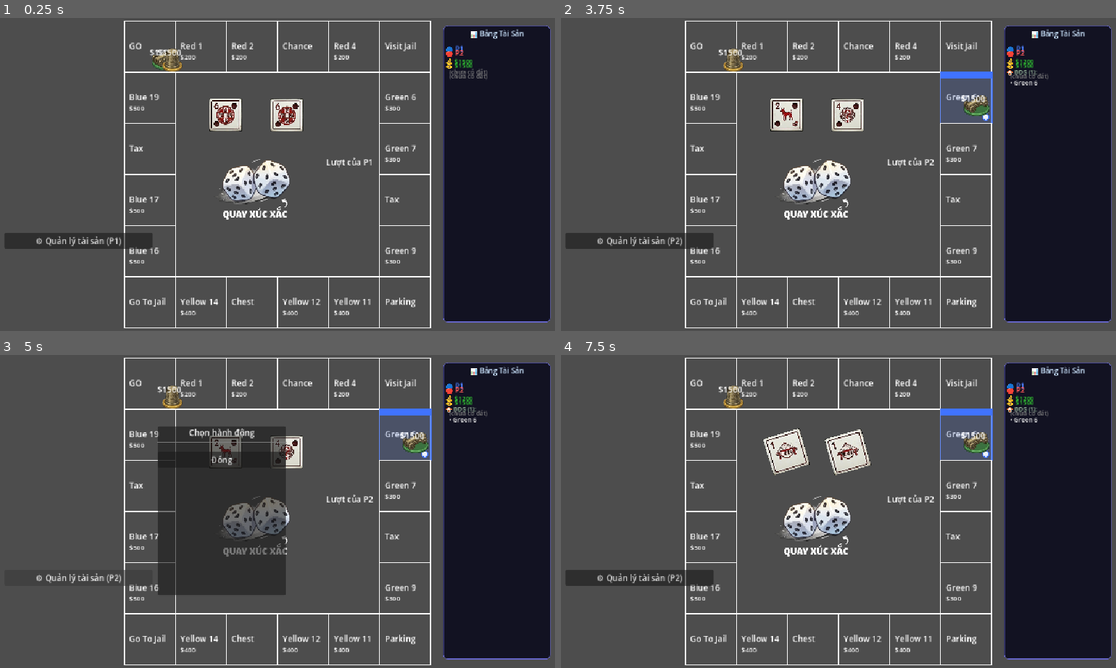
Above: before the commit, frames 1-4 (two rows, left to right).
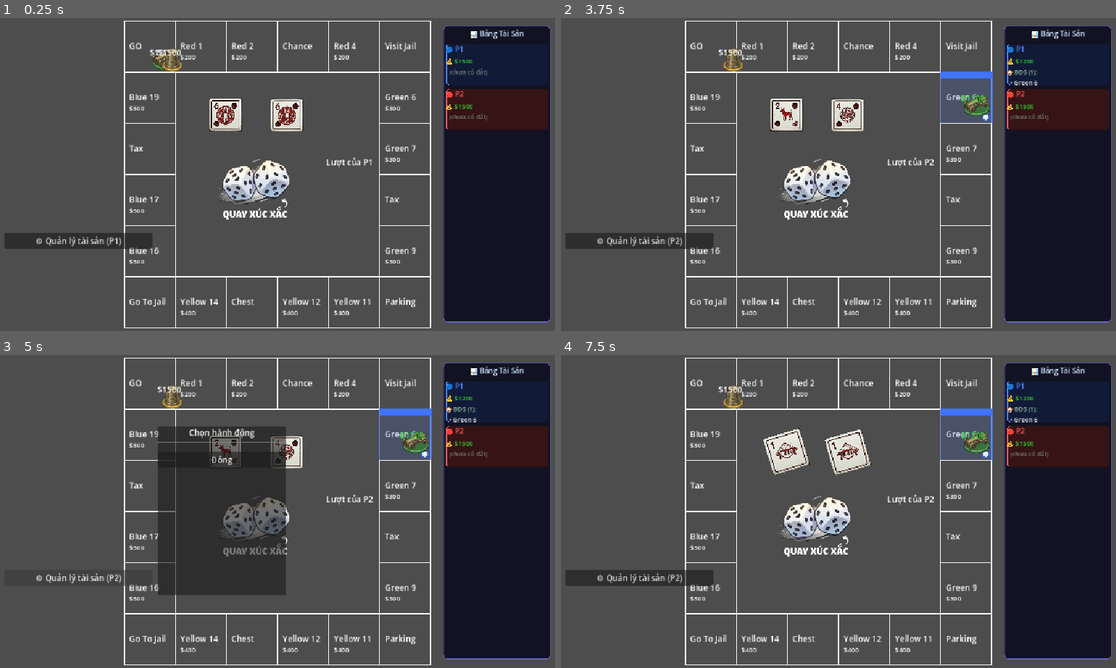
Above: after the commit, the same moments.

Repository: LeDaiNhan-23130215/Monopolime
Game: Godot game, scene res://monopolime.tscn
Two runs of this game, one before a commit and one after it. Both use one fixed random seed, a clock stepped at 60 frames per second and the inputs below.
Inputs (mouse positions are in pixels of both pictures, inside the frame that each line leads up to):
- Up to frame 1 (0.25 s): no input
- Up to frame 2 (3.75 s): click (816, 183) at 0.5 s; click "⚙ Quản lý tài sản (P1)" at 1.25 s; click "Đóng" at 2 s; click "⚙ Quản lý tài sản (P1)" at 2.75 s; click "🏠 Mua ô đất này" at 3.5 s
- Up to frame 3 (5 s): click "⚙ Quản lý tài sản (P2)" at 4.25 s
- Up to frame 4 (7.5 s): click (816, 520) at 5 s; click "⚙ Quản lý tài sản (P2)" at 5.75 s; click "Đóng" at 6.5 s; click (816, 520) at 7.25 s

The runs differ from the first frame. In frame 1, 2.5% of the frame differs, in the area x 80-99%, y 8-36%; in frame 2, 2.6%, in the area x 72-99%, y 8-36%; in frame 3, 2.6%; in frame 4, 2.6%.

Commit message:
FIX: fix UI bug property panel appear when open saveload menu

Diff:
--- a/Cells/Cell.gd
+++ b/Cells/Cell.gd
@@ -5,7 +5,7 @@
 var data: CellData
 
 
-func setup(cell_data: CellData):
+func setup(cell_data):
 
 	data = cell_data
 	index = data.cell_index
--- a/Cells/SpecialCell.gd
+++ b/Cells/SpecialCell.gd
@@ -2,7 +2,7 @@
 class_name SpecialCell
 
 
-func on_land(player: Player):
+func on_land(player):
 
 	match data.cell_type:
 
--- a/EventHandler.gd
+++ b/EventHandler.gd
@@ -3,167 +3,296 @@
 
 signal event_finished
 
-# KHÔNG khai báo type GameController để tránh circular dependency
-var game_controller
-
-# ===========================
-# Bộ thẻ CƠ HỘI (Chance)
+# Không type trực tiếp để tránh circular dependency
+var game_controller = null
+
+# ===========================
+# Deck CƠ HỘI (Chance)
 # ===========================
 var chance_cards: Array = [
 	{
-		"type": "reward", "title": "🎴 Cơ Hội",
+		"type": "reward",
+		"title": "🎴 Cơ Hội",
 		"desc": "Trúng giải thưởng khu phố!\nBạn nhận được $150.",
 		"amount": 150
 	},
 	{
-		"type": "penalty", "title": "🎴 Cơ Hội",
+		"type": "penalty",
+		"title": "🎴 Cơ Hội",
 		"desc": "Vi phạm luật giao thông!\nBạn bị phạt $50.",
 		"amount": 50
 	},
 	{
-		"type": "move", "title": "🎴 Cơ Hội",
+		"type": "move",
+		"title": "🎴 Cơ Hội",
 		"desc": "Tiến thẳng đến ô Bắt Đầu!\nBạn nhận $200 khi đi qua.",
 		"target": 0
 	},
 	{
-		"type": "jail", "title": "🎴 Cơ Hội",
-		"desc": "Vào tù ngay lập tức!\nKhông được đi qua ô Bắt Đầu.",
-		"amount": 0
-	},
-	{
-		"type": "choice", "title": "🎴 Cơ Hội",
+		"type": "jail",
+		"title": "🎴 Cơ Hội",
+		"desc": "Vào tù ngay lập tức!\nKhông được đi qua ô Bắt Đầu."
+	},
+	{
+		"type": "choice",
+		"title": "🎴 Cơ Hội",
 		"desc": "Bạn có thể:\n• Nộp phạt $50\n• Hoặc rút thẻ Khí Vận thử vận may!",
-		"choices": ["💸 Nộp phạt $50", "🎁 Rút Khí Vận"]
-	},
-	{
-		"type": "reward", "title": "🎴 Cơ Hội",
+		"choices": [
+			"💸 Nộp phạt $50",
+			"🎁 Rút Khí Vận"
+		]
+	},
+	{
+		"type": "reward",
+		"title": "🎴 Cơ Hội",
 		"desc": "Cổ tức ngân hàng trả về!\nBạn nhận $100.",
 		"amount": 100
 	},
 	{
-		"type": "card", "title": "🎴 Cơ Hội",
-		"desc": "Thẻ Ra Tù Miễn Phí!\nGiữ thẻ này, dùng bất cứ lúc nào.",
-		"amount": 0
-	},
-	{
-		"type": "penalty", "title": "🎴 Cơ Hội",
-		"desc": "Sửa chữa nhà cửa bắt buộc!\nMỗi ngôi nhà phải trả $25.",
+		"type": "card",
+		"title": "🎴 Cơ Hội",
+		"desc": "Thẻ Ra Tù Miễn Phí!\nGiữ thẻ này, dùng bất cứ lúc nào."
+	},
+	{
+		"type": "penalty",
+		"title": "🎴 Cơ Hội",
+		"desc": "Sửa chữa nhà cửa bắt buộc!\nBạn bị phạt $75.",
 		"amount": 75
 	},
 ]
 
 # ===========================
-# Bộ thẻ KHÍ VẬN (Community Chest)
+# Deck KHÍ VẬN
 # ===========================
 var community_chest_cards: Array = [
 	{
-		"type": "reward", "title": "🎁 Khí Vận",
+		"type": "reward",
+		"title": "🎁 Khí Vận",
 		"desc": "Hoàn thuế thu nhập!\nChính phủ trả lại $200 cho bạn.",
 		"amount": 200
 	},
 	{
-		"type": "penalty", "title": "🎁 Khí Vận",
+		"type": "penalty",
+		"title": "🎁 Khí Vận",
 		"desc": "Đóng phí bảo hiểm y tế!\nBạn mất $50.",
 		"amount": 50
 	},
 	{
-		"type": "card", "title": "🎁 Khí Vận",
-		"desc": "Thẻ Ra Tù Miễn Phí!\nGiữ thẻ này để thoát tù không tốn tiền.",
-		"amount": 0
-	},
-	{
-		"type": "reward", "title": "🎁 Khí Vận",
-		"desc": "Sinh nhật của bạn!\nMỗi người chơi khác tặng bạn $50.",
-		"amount": 100
-	},
-	{
-		"type": "move", "title": "🎁 Khí Vận",
+		"type": "card",
+		"title": "🎁 Khí Vận",
+		"desc": "Thẻ Ra Tù Miễn Phí!\nGiữ thẻ này để thoát tù không tốn tiền."
+	},
+	{
+		"type": "birthday",
+		"title": "🎁 Khí Vận",
+		"desc": "Sinh nhật của bạn!\nMỗi người chơi khác tặng bạn $50."
+	},
+	{
+		"type": "move",
+		"title": "🎁 Khí Vận",
 		"desc": "Lệnh di chuyển đặc biệt!\nTiến đến ô Bắt Đầu và nhận $200.",
 		"target": 0
 	},
 	{
-		"type": "penalty", "title": "🎁 Khí Vận",
+		"type": "penalty",
+		"title": "🎁 Khí Vận",
 		"desc": "Phí đỗ xe quá hạn!\nBạn bị phạt $30.",
 		"amount": 30
 	},
 	{
-		"type": "reward", "title": "🎁 Khí Vận",
+		"type": "reward",
+		"title": "🎁 Khí Vận",
 		"desc": "Đoạt giải đẹp trong cuộc thi!\nBạn nhận $100.",
 		"amount": 100
 	},
 	{
-		"type": "jail", "title": "🎁 Khí Vận",
-		"desc": "Cảnh sát bắt bạn!\nVào tù ngay, không qua ô Bắt Đầu.",
-		"amount": 0
+		"type": "jail",
+		"title": "🎁 Khí Vận",
+		"desc": "Cảnh sát bắt bạn!\nVào tù ngay, không qua ô Bắt Đầu."
 	},
 ]
 
-var _current_player: Player
-var _current_card: Dictionary
-
-func _init(controller) -> void:
+# ===========================
+# Runtime Data
+# ===========================
+var _current_player = null
+var _current_card: Dictionary = {}
+
+# Chống event chain vô hạn
+var _event_depth := 0
+const MAX_EVENT_CHAIN := 5
+
+# ===========================
+# Constructor
+# ===========================
+func _init(controller = null) -> void:
 	game_controller = controller
 
-# Trả về true nếu ô là sự kiện và đã bắt đầu xử lý
-func handle_event(player: Player, cell: Cell) -> bool:
+# ===========================
+# Handle Cell Event
+# ===========================
+func handle_event(player, cell) -> bool:
 	if cell is ChanceCell:
 		print("--- SỰ KIỆN: CƠ HỘI ---")
 		trigger_card_event(player, "chance")
 		return true
+
 	elif cell is ChestCell:
 		print("--- SỰ KIỆN: KHÍ VẬN ---")
 		trigger_card_event(player, "community")
 		return true
+
 	return false
 
-func trigger_card_event(player: Player, card_type: String) -> void:
+# ===========================
+# Trigger Event
+# ===========================
+func trigger_card_event(player, card_type: String) -> void:
+	if _event_depth >= MAX_EVENT_CHAIN:
+		push_warning("Event chain exceeded limit!")
+		call_deferred("emit_signal", "event_finished")
+		return
+
+	_event_depth += 1
+
 	_current_player = player
 
-	var card_list = chance_cards if card_type == "chance" else community_chest_cards
+	var card_list = (
+		chance_cards
+		if card_type == "chance"
+		else community_chest_cards
+	)
+
 	_current_card = card_list[randi() % card_list.size()]
 
 	var choices: Array = []
-	if _current_card.type == "choice":
-		choices = _current_card.choices
+
+	if _current_card["type"] == "choice":
+		choices = _current_card["choices"]
 	else:
 		choices = ["✅ Xác nhận"]
 
 	game_controller.ui.show_event_popup(
-		_current_card.title,
-		_current_card.desc,
+		_current_card["title"],
+		_current_card["desc"],
 		choices,
 		self._on_choice_selected,
 		card_type
 	)
 
+# ===========================
+# Handle Choice
+# ===========================
 func _on_choice_selected(choice_index: int) -> void:
-	match _current_card.type:
+	match _current_card["type"]:
+
+		# ===================
+		# Reward
+		# ===================
 		"reward":
-			game_controller.process_reward(_current_player, _current_card.amount)
-			call_deferred("emit_signal", "event_finished")
-
+			game_controller.process_reward(
+				_current_player,
+				_current_card["amount"]
+			)
+
+			_finish_event()
+
+		# ===================
+		# Penalty
+		# ===================
 		"penalty":
-			game_controller.process_payment(_current_player, null, _current_card.amount, "Phạt sự kiện")
-			call_deferred("emit_signal", "event_finished")
-
+			game_controller.process_payment(
+				_current_player,
+				null,
+				_current_card["amount"],
+				"Phạt sự kiện"
+			)
+
+			_finish_event()
+
+		# ===================
+		# Move
+		# ===================
 		"move":
-			if _current_card.target == 0:
+			if _current_card["target"] == 0:
 				game_controller.process_reward(_current_player, 200)
-			await game_controller.move_player_to_position(_current_player, _current_card.target)
-			call_deferred("emit_signal", "event_finished")
-
+
+			await game_controller.move_player_to_position(
+				_current_player,
+				_current_card["target"]
+			)
+
+			_finish_event()
+
+		# ===================
+		# Jail
+		# ===================
+		"jail":
+			await game_controller.go_to_jail(_current_player)
+
+			_finish_event()
+
+		# ===================
+		# Get Out Of Jail Card
+		# ===================
 		"card":
 			print("Nhận Thẻ Ra Tù Miễn Phí!")
-			call_deferred("emit_signal", "event_finished")
-
-		"jail":
-			await game_controller.go_to_jail(_current_player)
-			call_deferred("emit_signal", "event_finished")
-
+
+			if _current_player.state.has_method("add_jail_free_card"):
+				_current_player.state.add_jail_free_card()
+			else:
+				if "get_out_of_jail_cards" in _current_player.state:
+					_current_player.state.get_out_of_jail_cards += 1
+
+			_finish_event()
+
+		# ===================
+		# Birthday
+		# ===================
+		"birthday":
+			for p in game_controller.get_players:
+				if p == _current_player:
+					continue
+
+				if p.state.bankrupt:
+					continue
+
+				game_controller.process_payment(
+					p,
+					_current_player,
+					50,
+					"Quà sinh nhật"
+				)
+
+			_finish_event()
+
+		# ===================
+		# Choice
+		# ===================
 		"choice":
 			if choice_index == 0:
-				game_controller.process_payment(_current_player, null, 50, "Nộp phạt Cơ Hội")
-				call_deferred("emit_signal", "event_finished")
+
+				game_controller.process_payment(
+					_current_player,
+					null,
+					50,
+					"Nộp phạt Cơ Hội"
+				)
+
+				_finish_event()
+
 			else:
-				# Rút thẻ Khí Vận
-				trigger_card_event(_current_player, "community")
+				call_deferred("_trigger_community_after_choice")
+
+# ===========================
+# Deferred Community Trigger
+# ===========================
+func _trigger_community_after_choice() -> void:
+	trigger_card_event(_current_player, "community")
+
+# ===========================
+# Finish Event
+# ===========================
+func _finish_event() -> void:
+	_event_depth = max(0, _event_depth - 1)
+	call_deferred("emit_signal", "event_finished")
--- a/GameController.gd
+++ b/GameController.gd
@@ -14,6 +14,9 @@
 
 # Untyped để tránh circular dependency với EventHandler.gd
 var _event_handler = null
+
+func get_players() -> Array:
+	return game_state.players
 
 func get_event_handler():
 	if _event_handler == null:
@@ -395,13 +398,13 @@
 	return snapshot
 
 
-func process_payment(payer: Player, receiver: Player, amount: int, _reason: String):
-	if payer.state.balance >= amount:
-		payer.deduct_money(amount)
+func process_payment(player: Player, receiver: Player, amount: int, _reason: String):
+	if player.state.balance >= amount:
+		player.deduct_money(amount)
 		if receiver:
 			receiver.add_money(amount)
 	else:
-		handle_insufficient_funds(payer, receiver, amount)
+		handle_insufficient_funds(player, receiver, amount)
 	emit_signal("turn_action_completed")
 
 
--- a/GameUI.gd
+++ b/GameUI.gd
@@ -3,7 +3,8 @@
 
 # Signal báo GameController rằng người chơi đã xử lý xong ô đất (landing)
 signal ui_action_done
-
+#---
+@onready var tokens_node = $"../Board/Tokens"
 # ─── Dice nodes ──────────────────────────────────────────────────────
 @onready var label            : Label               = get_node("UI/Result")
 @onready var timer            : Timer               = get_node("UI/DiceTimer")
@@ -13,7 +14,7 @@
 @onready var audio_roll       : AudioStreamPlayer2D = get_node("UI/AudioRoll")
 @onready var roll_button      : TextureButton       = get_node("UI/Roll Dice")
 
-@onready var save_load_menu = get_node("SaveLoadMenu")
+@onready var save_load_menu = $UI/SaveLoadMenu
 # ─── Nút quản lý tài sản luôn hiện suốt lượt (bất kỳ ô nào) ────────
 @onready var btn_open_manage  : Button         = get_node("UI/BtnOpenManage")
 
@@ -67,7 +68,6 @@
 var _mandatory := false
 
 # ─── UC09 Event & Player Panel ──────────────────────────────────────
-signal buy_decision_made(want_to_buy: bool)
 
 var _ev_overlay    : ColorRect     = null
 var _ev_panel      : Panel         = null
@@ -77,8 +77,6 @@
 var _ev_btn_box    : HBoxContainer = null
 var _ev_callback   : Callable
 
-var _buy_panel     : Panel         = null
-
 var _pp_panel      : Panel         = null
 var _pp_content    : VBoxContainer = null
 
@@ -125,6 +123,13 @@
 
 func _open_save_load_menu():
 	save_load_menu.open_menu()
+
+	if _pp_panel:
+		_pp_panel.visible = false
+
+	if btn_open_manage:
+		btn_open_manage.visible = false
+
 	_set_roll_button_enabled(false)
 	if not get_tree().paused:
 		get_tree().paused = true
@@ -133,6 +138,13 @@
 
 func _on_save_load_menu_closed():
 	_set_roll_button_enabled(true)
+
+	if _pp_panel:
+		_pp_panel.visible = true
+
+	if btn_open_manage:
+		btn_open_manage.visible = true
+
 	if paused_for_menu:
 		get_tree().paused = false
 		paused_for_menu = false
@@ -679,7 +691,8 @@
 
 	for p in snapshot:
 		var card = Panel.new()
-		card.custom_minimum_size = Vector2(192, 0)
+		card.custom_minimum_size = Vector2(192, 80)
+		card.size_flags_vertical = Control.SIZE_SHRINK_BEGIN
 		var pid: int = p["id"]
 		var pc: Color = player_colors[pid % player_colors.size()]
 		var cs = StyleBoxFlat.new()
@@ -694,7 +707,7 @@
 		card.add_theme_stylebox_override("panel", cs)
 
 		var vb = VBoxContainer.new()
-		vb.set_anchors_preset(Control.PRESET_FULL_RECT)
+		vb.size_flags_vertical = Control.SIZE_SHRINK_BEGIN
 		vb.add_theme_constant_override("separation", 4)
 		card.add_child(vb)
 
@@ -726,6 +739,7 @@
 				pl.add_theme_font_size_override("font_size", 12)
 				pl.add_theme_color_override("font_color", Color(0.9, 0.9, 0.9))
 				pl.autowrap_mode = TextServer.AUTOWRAP_WORD_SMART
+				pl.size_flags_horizontal = Control.SIZE_EXPAND_FILL
 				vb.add_child(pl)
 		else:
 			var no_p = Label.new()
--- a/PlayerToken.gd
+++ b/PlayerToken.gd
@@ -4,6 +4,7 @@
 var player_id: int
 
 @onready var token_sprite = $TokenSprite
+@onready var balance_label = $BalanceLabel
 
 func _ready():
 	token_sprite.centered = true
@@ -56,3 +57,11 @@
 
 	# 3. Khi bay xong và mờ hết thì xóa cái nhãn này đi cho nhẹ game
 	tween.tween_callback(float_label.queue_free)
+
+func set_balance (value: int):
+	balance_label.text = "$" + str(value)
+
+	if value >= 200:
+		balance_label.modulate = Color.LIME_GREEN
+	else:
+		balance_label.modulate = Color.TOMATO
--- a/SaveLoadMenu.gd
+++ b/SaveLoadMenu.gd
@@ -37,6 +37,7 @@
 func open_menu() -> void:
 	refresh_slots()
 	visible = true
+	dimmer.mouse_filter = Control.MOUSE_FILTER_STOP
 	close_button.grab_focus()
 
 
@@ -44,6 +45,7 @@
 	if not visible:
 		return
 	visible = false
+	dimmer.mouse_filter = Control.MOUSE_FILTER_IGNORE
 	pending_overwrite_slot_id = -1
 	emit_signal("menu_closed")
 
--- a/SaveLoadMenu.tscn
+++ b/SaveLoadMenu.tscn
@@ -1,9 +1,8 @@
-[gd_scene load_steps=2 format=3]
+[gd_scene format=3 uid="uid://c2g3wyiodim06"]
 
-[ext_resource type="Script" path="res://SaveLoadMenu.gd" id="1_5uslm"]
+[ext_resource type="Script" uid="uid://bphknv3m367so" path="res://SaveLoadMenu.gd" id="1_5uslm"]
 
-[node name="SaveLoadMenu" type="Control"]
-visible = false
+[node name="SaveLoadMenu" type="Control" unique_id=1723773262]
 layout_mode = 3
 anchors_preset = 15
 anchor_right = 1.0
@@ -13,7 +12,7 @@
 mouse_filter = 1
 script = ExtResource("1_5uslm")
 
-[node name="Dimmer" type="ColorRect" parent="."]
+[node name="Dimmer" type="ColorRect" parent="." unique_id=1791345290]
 layout_mode = 1
 anchors_preset = 15
 anchor_right = 1.0
@@ -21,9 +20,9 @@
 grow_horizontal = 2
 grow_vertical = 2
 mouse_filter = 1
-color = Color(0, 0, 0, 0.55)
+color = Color(0, 0, 0, 0.75000006)
 
-[node name="CenterContainer" type="CenterContainer" parent="."]
+[node name="CenterContainer" type="CenterContainer" parent="." unique_id=1841807933]
 layout_mode = 1
 anchors_preset = 15
 anchor_right = 1.0
@@ -31,35 +30,35 @@
 grow_horizontal = 2
 grow_vertical = 2
 
-[node name="PanelContainer" type="PanelContainer" parent="CenterContainer"]
+[node name="PanelContainer" type="PanelContainer" parent="CenterContainer" unique_id=906581919]
 custom_minimum_size = Vector2(560, 420)
 layout_mode = 2
 
-[node name="MarginContainer" type="MarginContainer" parent="CenterContainer/PanelContainer"]
+[node name="MarginContainer" type="MarginContainer" parent="CenterContainer/PanelContainer" unique_id=1418998213]
 layout_mode = 2
 theme_override_constants/margin_left = 20
 theme_override_constants/margin_top = 16
 theme_override_constants/margin_right = 20
 theme_override_constants/margin_bottom = 16
 
-[node name="Content" type="VBoxContainer" parent="CenterContainer/PanelContainer/MarginContainer"]
+[node name="Content" type="VBoxContainer" parent="CenterContainer/PanelContainer/MarginContainer" unique_id=131357540]
 layout_mode = 2
 theme_override_constants/separation = 10
 
-[node name="Header" type="HBoxContainer" parent="CenterContainer/PanelContainer/MarginContainer/Content"]
+[node name="Header" type="HBoxContainer" parent="CenterContainer/PanelContainer/MarginContainer/Content" unique_id=140054947]
 layout_mode = 2
 
-[node name="Title" type="Label" parent="CenterContainer/PanelContainer/MarginContainer/Content/Header"]
+[node name="Title" type="Label" parent="CenterContainer/PanelContainer/MarginContainer/Content/Header" unique_id=434791850]
 layout_mode = 2
 size_flags_horizontal = 3
 text = "Save / Load"
 
-[node name="CloseButton" type="Button" parent="CenterContainer/PanelContainer/MarginContainer/Content/Header"]
+[node name="CloseButton" type="Button" parent="CenterContainer/PanelContainer/MarginContainer/Content/Header" unique_id=1125037151]
 custom_minimum_size = Vector2(96, 0)
 layout_mode = 2
 text = "Close"
 
-[node name="Slots" type="VBoxContainer" parent="CenterContainer/PanelContainer/MarginContainer/Content"]
+[node name="Slots" type="VBoxContainer" parent="CenterContainer/PanelContainer/MarginContainer/Content" unique_id=1907157876]
 layout_mode = 2
 size_flags_vertical = 3
 theme_override_constants/separation = 8
--- /dev/null
+++ b/asset_panel.gd
@@ -0,0 +1,11 @@
+extends PanelContainer
+
+
+# Called when the node enters the scene tree for the first time.
+func _ready():
+	print(size)
+	print(get_global_rect())
+
+# Called every frame. 'delta' is the elapsed time since the previous frame.
+func _process(delta: float) -> void:
+	pass
--- a/monopolime.tscn
+++ b/monopolime.tscn
@@ -77,7 +77,8 @@
 ignore_texture_size = true
 stretch_mode = 4
 
-[node name="AssetPanel" type="PanelContainer" parent="GameUI/UI" unique_id=2000000010]
+[node name="SaveLoadMenu" parent="GameUI/UI" unique_id=2110449978 instance=ExtResource("11_nyn1k")]
+visible = false
 
 [node name="BtnOpenManage" type="Button" parent="GameUI/UI" unique_id=2000000070]
 visible = false
@@ -172,8 +173,6 @@
 layout_mode = 2
 disabled = true
 text = "Xác nhận ✔"
-
-[node name="SaveLoadMenu" parent="GameUI" unique_id=2110449978 instance=ExtResource("11_nyn1k")]
 
 [node name="GameState" type="Node" parent="." unique_id=510804286]
 script = ExtResource("5_r4gxj")
--- a/scripts/Player.gd
+++ b/scripts/Player.gd
@@ -26,12 +26,14 @@
 		token.token_texture = token.get_random_token_texture()
 
 func add_money(amount: int):
-	state.add_balance(amount)
-	print(name, " nhận $", amount, ". Số dư mới: $", state.balance)
+	balance += amount
+	print(name, " nhận $", amount, ". Số dư mới: $", balance)
 
 func deduct_money(amount: int):
-	state.deduct_balance(amount)
-	print(name, " bị trừ $", amount, ". Số dư mới: $", state.balance)
+	balance -= amount
+	if balance < 0:
+		state.set_bankrupt(true)
+	print(name, " bị trừ $", amount, ". Số dư mới: $", balance)
 
 func is_bankrupt() -> bool:
 	return state.bankrupt
@@ -54,3 +56,12 @@
 	special_card.clear()
 	state.set_bankrupt(true)
 	print("--- ", name, " ĐÃ PHÁ SẢN – Toàn bộ tài sản giải phóng về Ngân hàng ---")
+
+var balance: int:
+	get:
+		return state.balance
+	set(value):
+		state.balance = value
+
+		if token:
+			token.set_balance(value)
--- a/scripts/TokenManager/TokenManager.gd
+++ b/scripts/TokenManager/TokenManager.gd
@@ -1,4 +1,4 @@
-extends RefCounted
+extends Node2D
 class_name TokenManager
 
 static var textures = [
Not shown, added: asset_panel.gd.uid
Not shown: 1 places in monopolime.tscn that only renumber resources
Not shown: 1 places in player_token.tscn that only renumber resources
